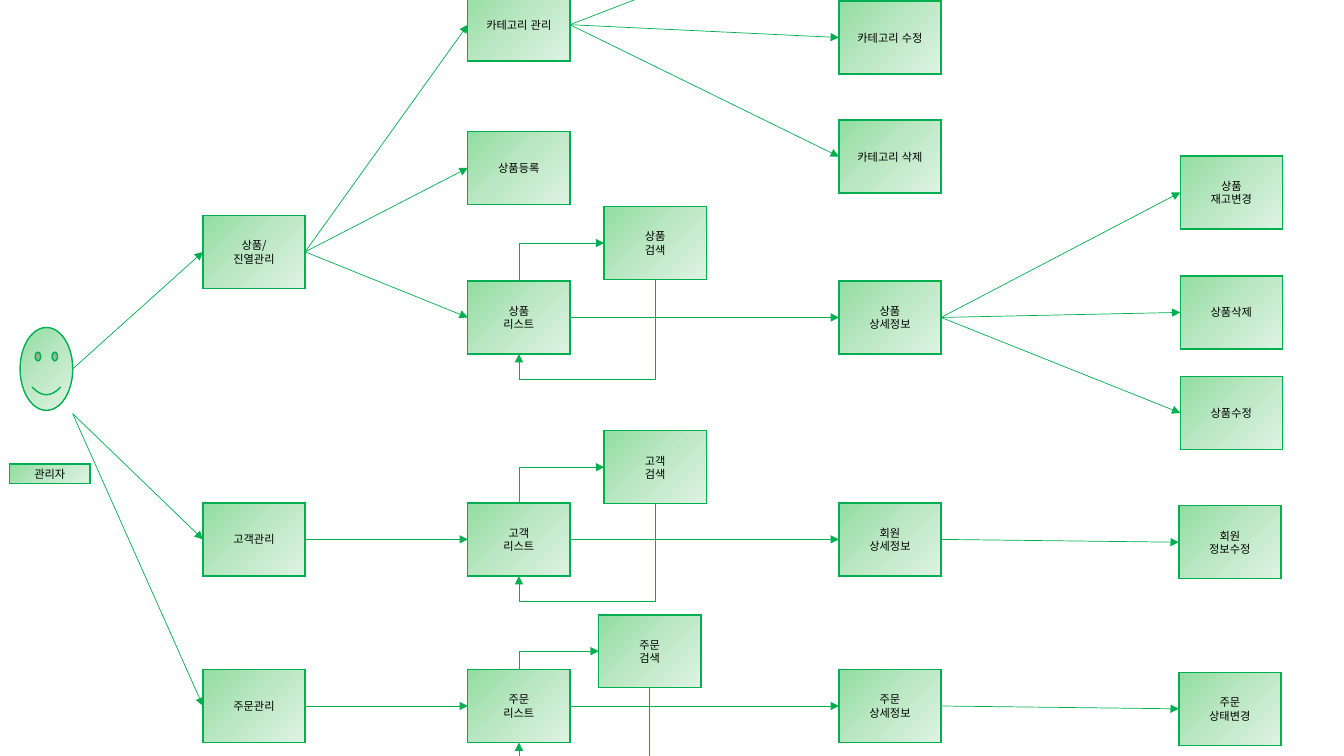
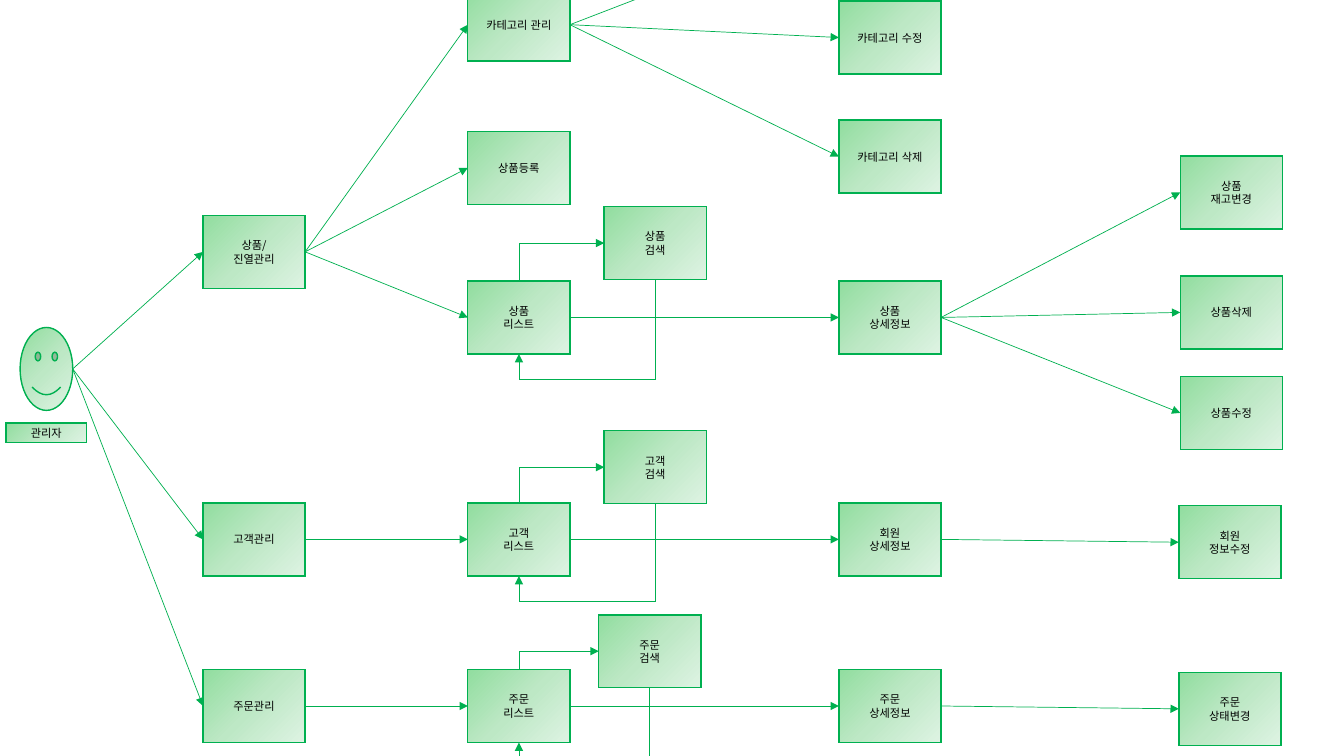
Before and after one commit to djawlths3/cafe24_project, a slide deck: slide 5 of doc/시나리오.pptx. Drawn at 1344x756 pixels with LibreOffice and Linux fonts; fonts in the diff are those of the drawing. Boxes give left, top, right and bottom in pixels: in the first picture for what was removed or moved away, otherwise in the second. Text is boxed around its words. In the diff, an @@ line names an element or a change of style, - is before the commit and + after.

```diff
--- a/doc/시나리오.pptx
+++ b/doc/시나리오.pptx
@@ arrow moved from (73, 413) - (203, 706) to (73, 369) - (203, 706) @@
@@ arrow moved from (73, 413) - (203, 539) to (73, 369) - (203, 539) @@
@@ rectangle "관리자": place and size @@
-rectangle "관리자" at (9, 464, 90, 483)
+rectangle "관리자" at (6, 423, 87, 443)
```
Also in this commit, not shown: 2 other files.
